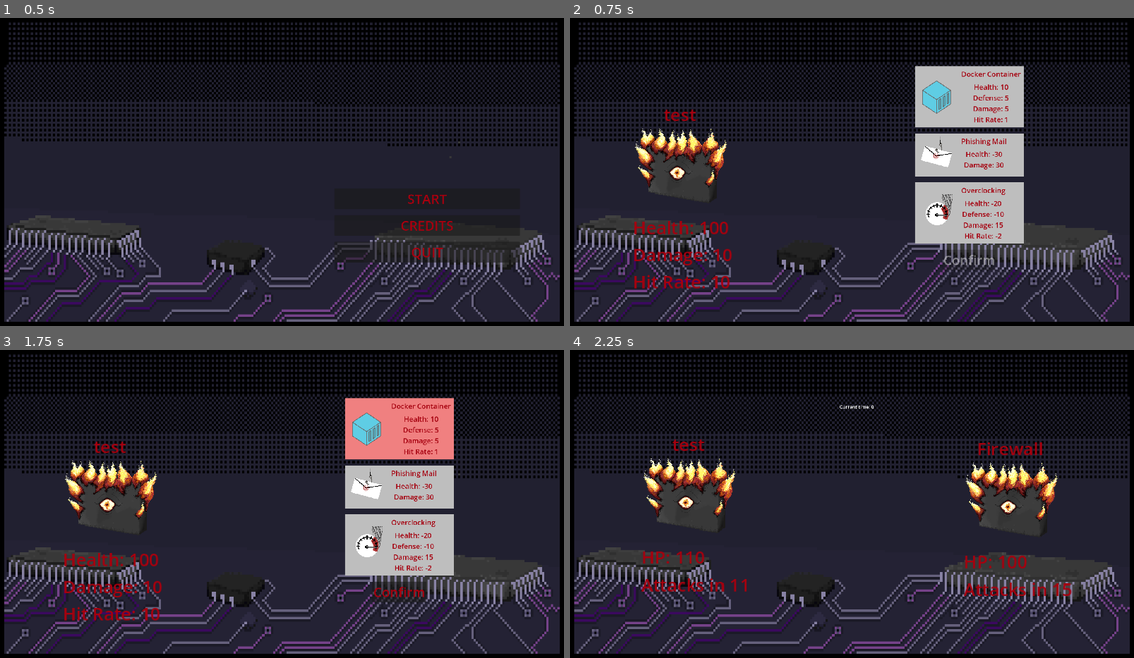
Above: before the commit, frames 1-4 (two rows, left to right).
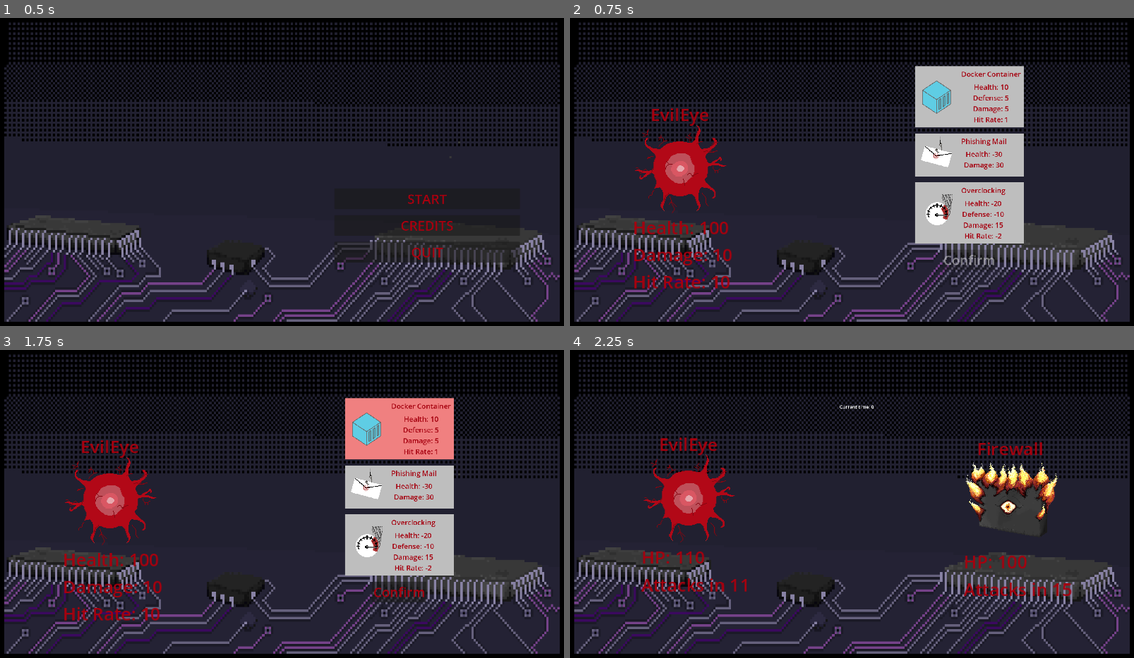
Above: after the commit, the same moments.

Repository: TheJustikar/piratesoftware-gamejam-16
Game: Godot game, scene res://Scenes/MainMenu/MainMenuScene.tscn
Same seed, same stepped clock (60 frames per second), same inputs: the game is played once before the commit and once after it.
Inputs (mouse positions are in pixels of both pictures, inside the frame that each line leads up to):
- Up to frame 1 (0.5 s): no input
- Up to frame 2 (0.75 s): click "START" at 0.5 s
- Up to frame 3 (1.75 s): tap Enter at 1.25 s; move the mouse to (400, 430) at 1.27 s; click (400, 430) at 1.42 s
- Up to frame 4 (2.25 s): click "Confirm" at 2 s

Frame 1 is identical in both runs. In frame 2, 2.8% of the frame differs, in the area x 11-28%, y 29-64%; in frame 3, 2.8%; in frame 4, 2.8%.

Commit message:
add evil eye frames

Diff:
--- /dev/null
+++ b/GameObjects/Characters/Player/evil_eye.gd
@@ -0,0 +1,4 @@
+class_name EvilEye extends Player
+
+func _init(upgrades: Array[Upgrade]) -> void:
+	super(upgrades, "EvilEye", "res://GameObjects/Characters/Player/evil_eye_animation.tres", 100, 0, 10, 10)
--- /dev/null
+++ b/GameObjects/Characters/Player/evil_eye_animation.tres
@@ -0,0 +1,18 @@
+[gd_resource type="SpriteFrames" load_steps=3 format=3 uid="uid://b1ys8i7rquho0"]
+
+[ext_resource type="Texture2D" uid="uid://bk86ojm8gh70r" path="res://GameObjects/Characters/Player/evil_eye.png" id="1_ar3nu"]
+
+[sub_resource type="AtlasTexture" id="AtlasTexture_5b0cf"]
+atlas = ExtResource("1_ar3nu")
+region = Rect2(0, 0, 128, 128)
+
+[resource]
+animations = [{
+"frames": [{
+"duration": 1.0,
+"texture": SubResource("AtlasTexture_5b0cf")
+}],
+"loop": true,
+"name": &"default",
+"speed": 5.0
+}]
--- a/GameObjects/Global.gd
+++ b/GameObjects/Global.gd
@@ -11,7 +11,7 @@
 
 
 func player() -> Player:
-	return Player.new(upgrades, "test", "", 100, 0, 10, 10)
+	return EvilEye.new(upgrades)
 
 
 func currentEnemy() -> Enemy:
Binary file added: GameObjects/Characters/Player/evil_eye.png
Not shown, added: GameObjects/Characters/Player/evil_eye.png.import
